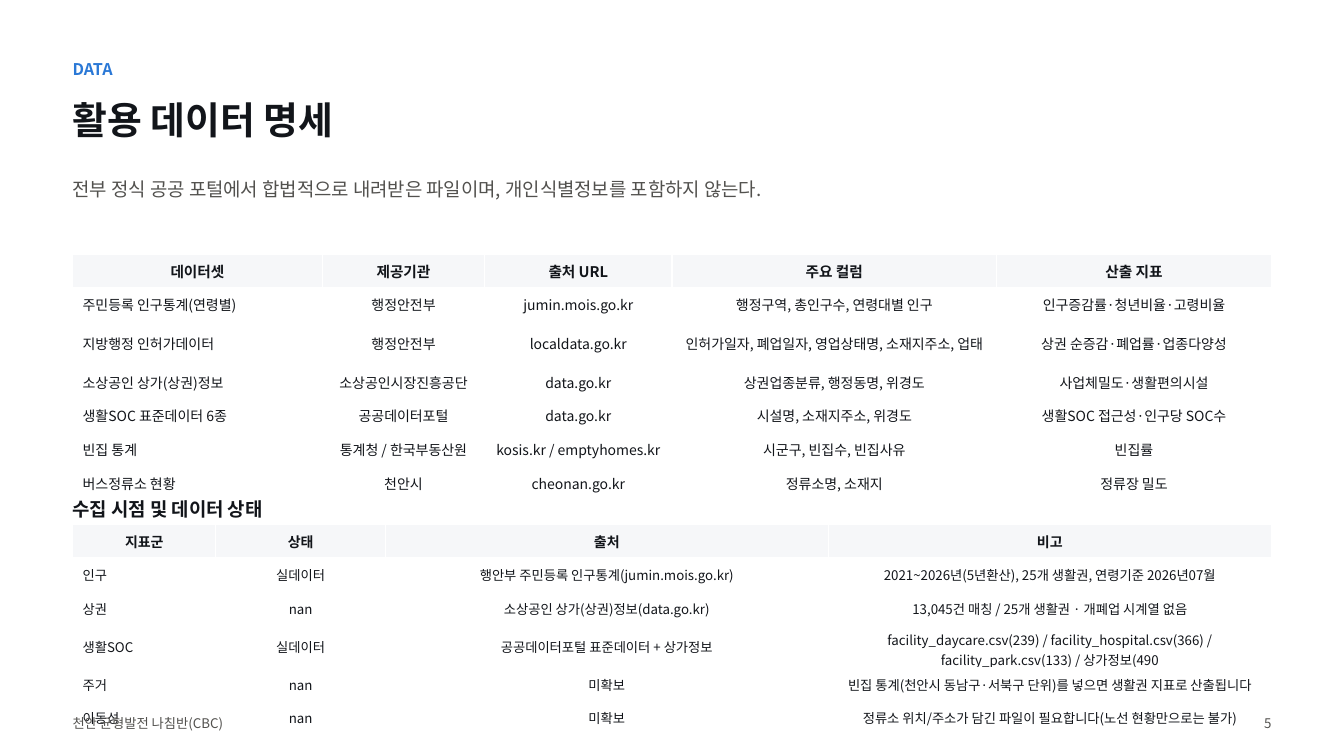
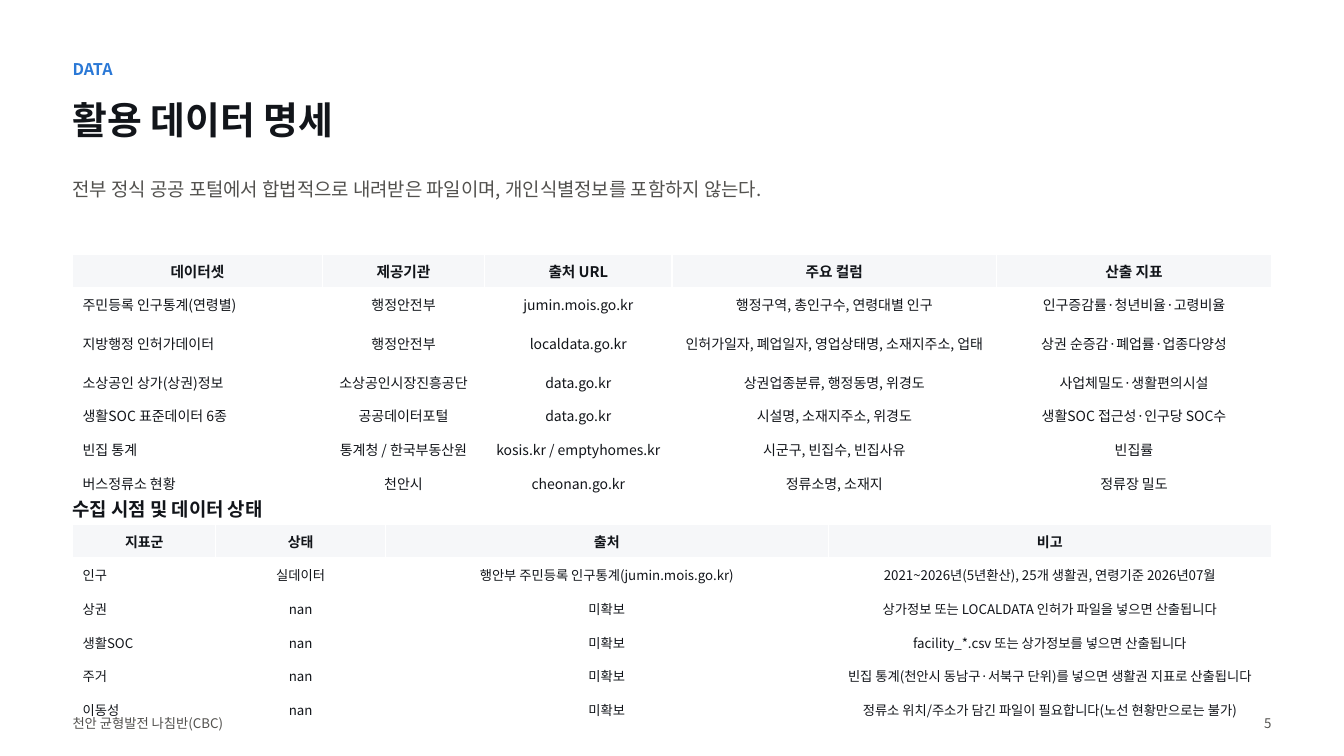
Before and after one commit to BioCode67/2026-AI-, a slide deck: slide 6 of deliverables/기획서_천안균형발전나침반_CBC.pptx. Drawn at 1344x756 pixels with LibreOffice and Linux fonts; fonts in the diff are those of the drawing. Boxes give left, top, right and bottom in pixels: in the first picture for what was removed or moved away, otherwise in the second. Text is boxed around its words. In the diff, an @@ line names an element or a change of style, - is before the commit and + after.

```diff
--- a/deliverables/기획서_천안균형발전나침반_CBC.pptx
+++ b/deliverables/기획서_천안균형발전나침반_CBC.pptx
@@ table at box(73, 524, 1272, 727) @@
-row 3, column 3: 소상공인 상가(상권)정보(data.go.kr)
+row 3, column 3: 미확보
-row 3, column 4: 13,045건 매칭 / 25개 생활권 · 개폐업 시계열 없음
+row 3, column 4: 상가정보 또는 LOCALDATA 인허가 파일을 넣으면 산출됩니다
-row 4: 생활SOC | 실데이터 | 공공데이터포털 표준데이터 + 상가정보 | facility_daycare.csv(239) / facility_hospital.csv(366) / facility_park.csv(133) / 상가정보(490
+row 4: 생활SOC | nan | 미확보 | facility_*.csv 또는 상가정보를 넣으면 산출됩니다
```
Also in this commit, not shown: 15 other slides changed, 1 slide added, 2 slides removed, 18 other files.
